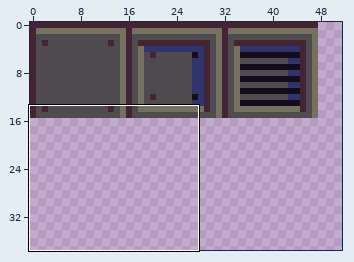
Two states of a sprite sheet, dist/tileset.png. Above: a wide view before the commit, with the close-up outlined.
Close-up. As it was:
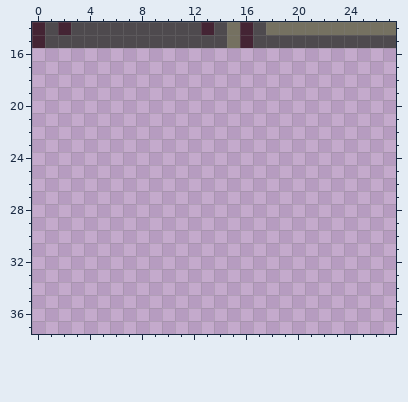
The file is 128x128 pixels. Shown: x 0..27, y 14..37. The wide view leaves out empty margins.
Once edited:
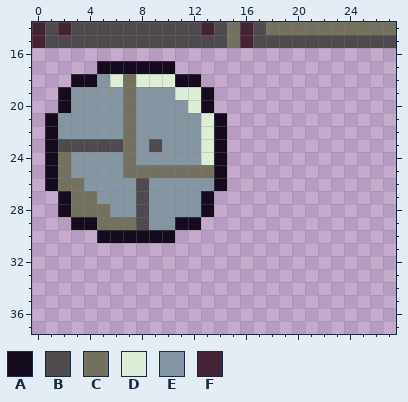
Palette (. is transparent): A #140c1c  B #4e4a4e  C #757161  D #deeed6  E #8595a1  F #442434
Message: Added simple attack animation and adjusted damage
Difference:
y 17: x 5..10 ...... -> AAAAAA
y 18: x 3..12 .......... -> AAEDCDDDAA
y 19: x 2..13 ............ -> AEEEECEEEDDA
y 20: x 2..13 ............ -> AEEEECEEEEDA
y 21..22: x 1..14 .............. -> AEEEEECEEEEEDA
y 23: x 1..14 .............. -> ABBBBBCEBEEEDA
y 24: x 1..14 .............. -> ACEEEECEEEEEDA
y 25: x 1..14 .............. -> ACEEEECCCCCCCA
y 26: x 1..14 .............. -> ACCEEEEBEEEEEA
y 27: x 2..13 ............ -> ACCEEEBEEEEA
y 28: x 2..13 ............ -> ACCCEEBEEEEA
y 29: x 3..12 .......... -> AACCCBEEAA
y 30: x 5..10 ...... -> AAAAAA
Changed places in both close-ups, as pixel boxes (x1, y1, x2, y2):
added: (45, 61, 227, 243)
